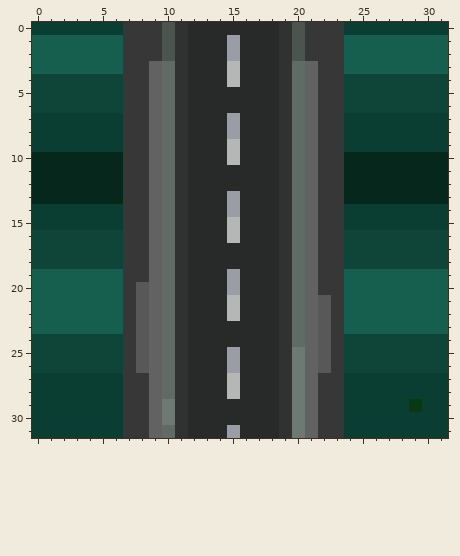
Pixel-art sprite -- sprites/subida.png. This is how it looked before the edit.
The file is 32x32 pixels. Colours within 5 levels of each other are drawn and written as one.
Now the later version:
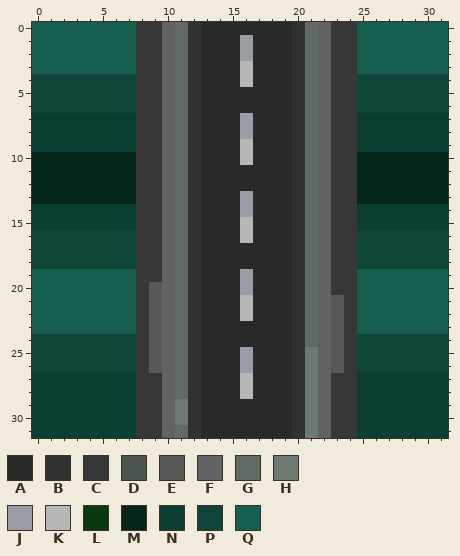
Palette (. is transparent): A #282a29  B #303131  C #373737  D #4c5450  E #585858  F #636262  G #616b66  H #6d7973  J #9a9da6  K #b5b7b6  L #093910  M #06281c  N #0a3e32  P #0f4539  Q #165e4e
Diff:
Colour B gives way to colour A in rows 0 to 31 at x 19.
Colour J gives way to colour A in rows 1 to 2 at x 15; in rows 7 to 8 at x 15; in rows 13 to 14 at x 15; in rows 19 to 20 at x 15; in rows 25 to 26 at x 15; in row 31 at x 15.
Colour K gives way to colour A in rows 3 to 4 at x 15; in rows 9 to 10 at x 15; in rows 15 to 16 at x 15; in rows 21 to 22 at x 15; in rows 27 to 28 at x 15.
Colour A gives way to colour B in rows 0 to 31 at x 12.
Colour D gives way to colour B in rows 0 to 2 at x 20.
Colour G gives way to colour B in rows 3 to 24 at x 20.
Colour H gives way to colour B in rows 25 to 31 at x 20.
Colour E gives way to colour C in rows 20 to 26 at x 8.
Colour F gives way to colour C in rows 3 to 19 at x 9; in rows 27 to 31 at x 9.
Colour M gives way to colour C in rows 10 to 13 at x 24.
Colour N gives way to colour C in row 0 at x 24; in rows 7 to 9 at x 24; in rows 14 to 15 at x 24; in rows 27 to 31 at x 24.
Colour P gives way to colour C in rows 4 to 6 at x 24; in rows 16 to 18 at x 24; in rows 24 to 26 at x 24.
Colour Q gives way to colour C in rows 1 to 3 at x 24; in rows 19 to 23 at x 24.
Colour C gives way to colour E in rows 21 to 26 at x 23.
Colour F gives way to colour E in rows 20 to 26 at x 9.
Colour C gives way to colour F in rows 0 to 20 at x 22; in rows 27 to 31 at x 22.
Colour D gives way to colour F in rows 0 to 2 at x 10.
Colour E gives way to colour F in rows 21 to 26 at x 22.
Colour G gives way to colour F in rows 3 to 28 at x 10; in row 31 at x 10.
Colour H gives way to colour F in rows 29 to 30 at x 10.
Colour B gives way to colour G in rows 0 to 28 at x 11; in row 31 at x 11.
Colour C gives way to colour G in rows 0 to 2 at x 21.
Colour F gives way to colour G in rows 3 to 24 at x 21.
Colour B gives way to colour H in rows 29 to 30 at x 11.
Colour F gives way to colour H in rows 25 to 31 at x 21.
Colour A gives way to colour J in rows 1 to 2 at x 16; in rows 7 to 8 at x 16; in rows 13 to 14 at x 16; in rows 19 to 20 at x 16; in rows 25 to 26 at x 16.
Colour A gives way to colour K in rows 3 to 4 at x 16; in rows 9 to 10 at x 16; in rows 15 to 16 at x 16; in rows 21 to 22 at x 16; in rows 27 to 28 at x 16.
Colour C gives way to colour M in rows 10 to 13 at x 7.
Colour C gives way to colour N in rows 7 to 9 at x 7; in rows 14 to 15 at x 7; in rows 27 to 31 at x 7.
Colour L gives way to colour N in row 29 at x 29.
Colour C gives way to colour P in rows 4 to 6 at x 7; in rows 16 to 18 at x 7; in rows 24 to 26 at x 7.
Colour C gives way to colour Q in rows 0 to 3 at x 7; in rows 19 to 23 at x 7.
Colour N gives way to colour Q in row 0 at x 0 to 6 and 25 to 31.
